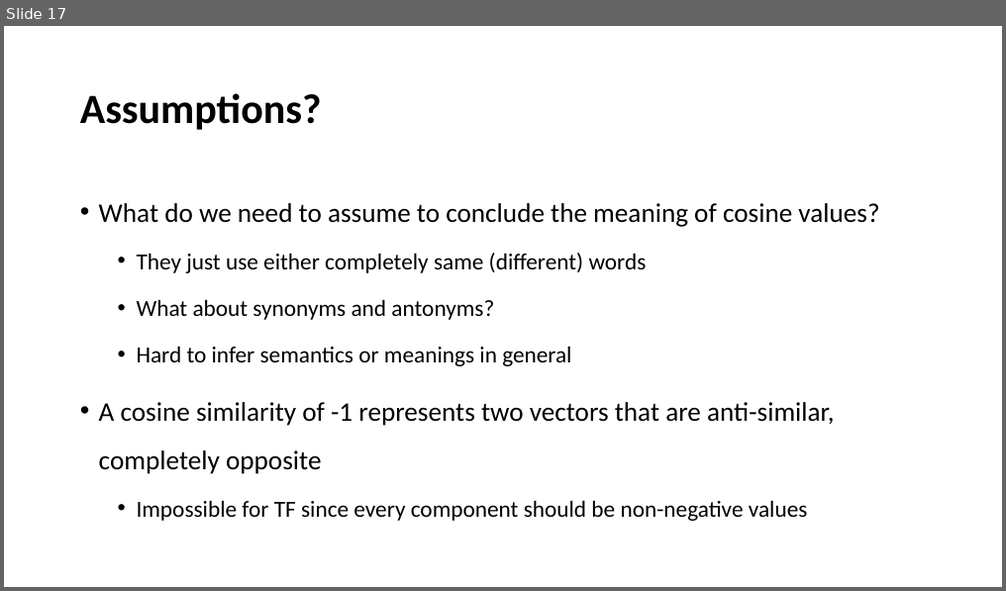
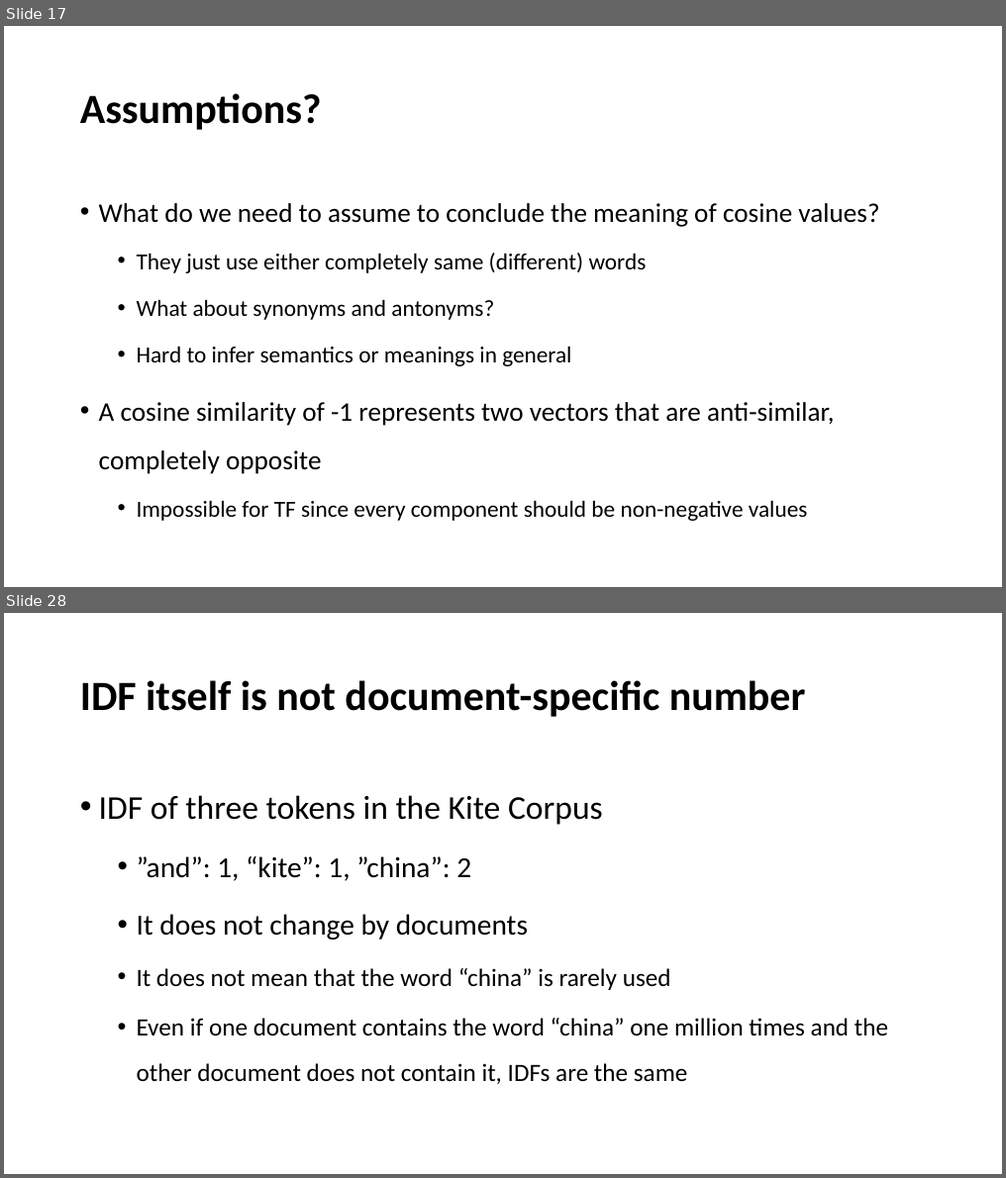
Before and after one commit to YeabinMoonEcon/BUS211, a slide deck: BUS243_NLP/lecture_notes/Lecture3.pptx. Shown one above the other, each under a label of ours: slide 17 before the commit, slides 17 and 28 after it; the slides between them are not shown. The pictures are 1006x591 and 1006x1178 pixels, drawn with LibreOffice and Linux fonts; fonts in the diff are those of the drawing. Boxes give left, top, right and bottom in pixels: in the first picture for what was removed or moved away, otherwise in the second. Text is boxed around its words. In the diff, an @@ line names an element or a change of style, - is before the commit and + after.

```diff
--- a/BUS243_NLP/lecture_notes/Lecture3.pptx
+++ b/BUS243_NLP/lecture_notes/Lecture3.pptx
@@ slide 28 added at (4, 613, 1002, 1174), background #FFFFFF @@
@@ title added at (80, 680, 806, 717), 40 pt, text #000000, bold @@
+IDF itself is not document-specific number
@@ text added at (99, 795, 888, 1084), 24 pt, text #000000 @@
+• IDF of three tokens in the Kite Corpus
+  • ”and”: 1, “kite”: 1, ”china”: 2
+  • It does not change by documents
+  • It does not mean that the word “china” is rarely used
+  • Even if one document contains the word “china” one million times and the other document does not contain it, IDFs are the same
```
Also in this commit, not shown: 1 slide changed, 13 other slides added, 4 other files.
